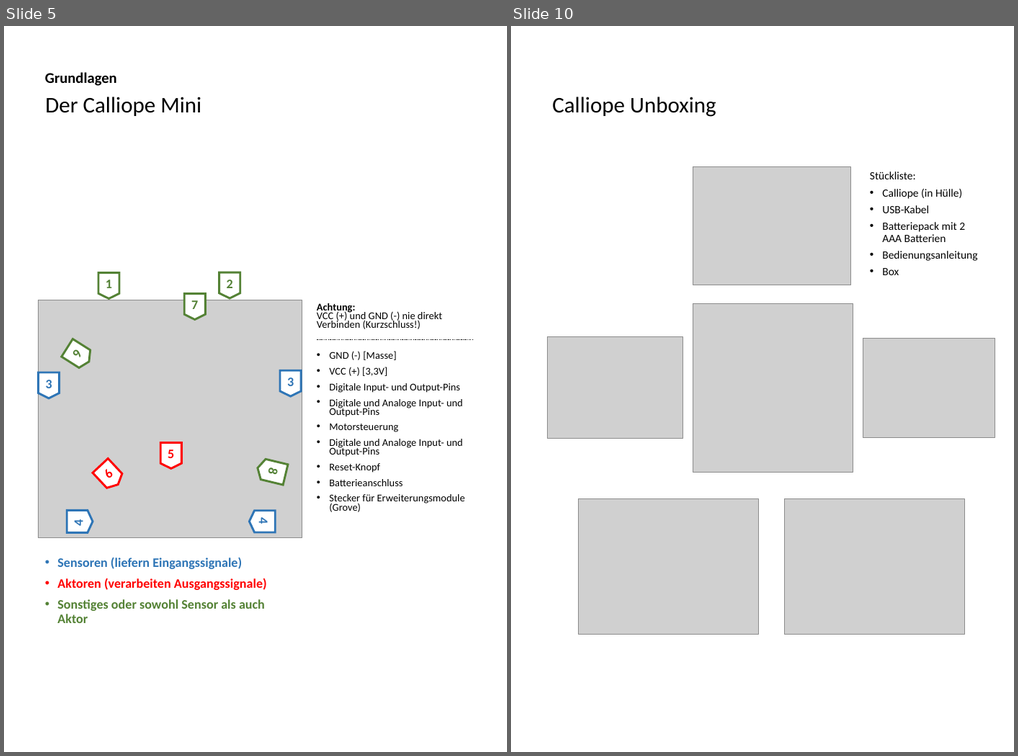
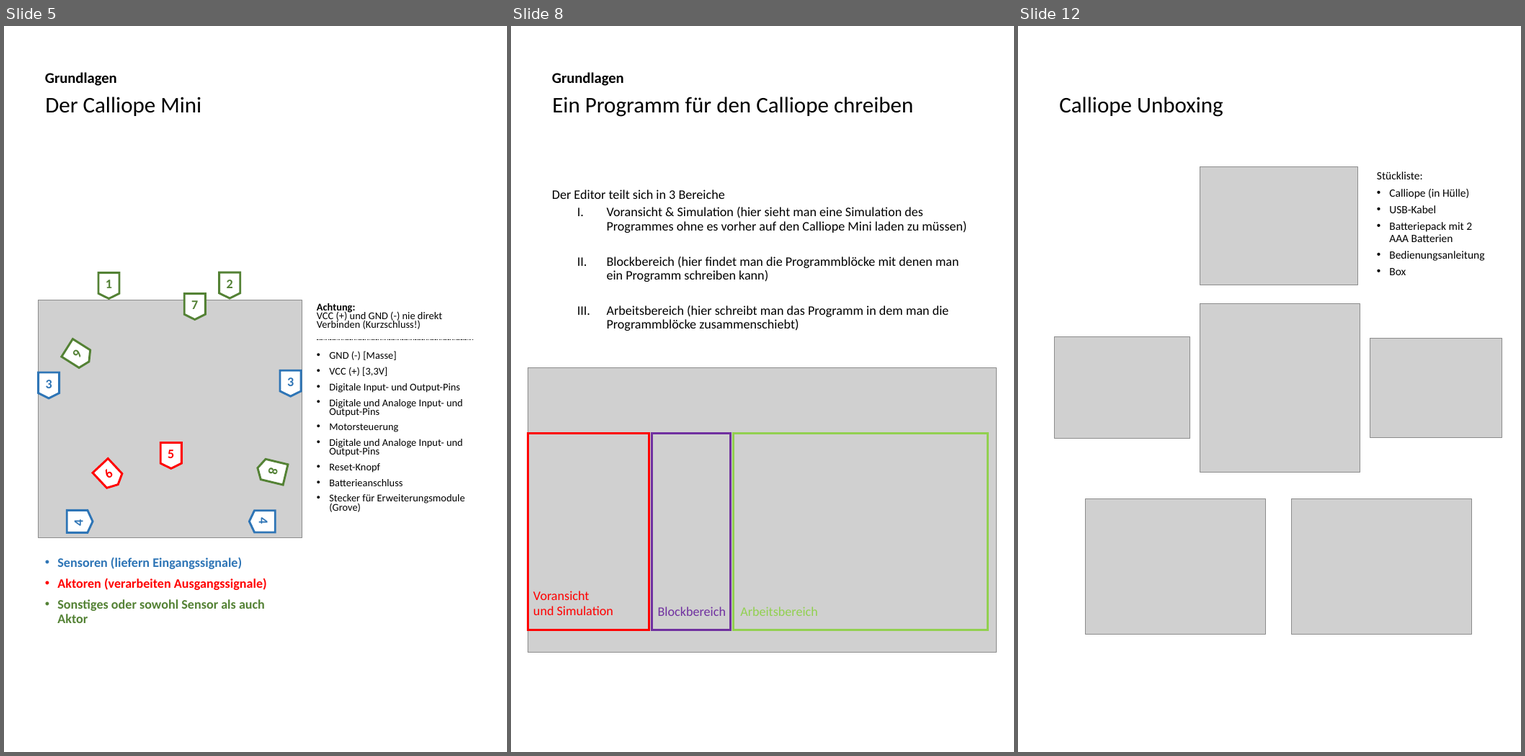
Before and after one commit to macim0/KISS_MINT, a slide deck: Einfuerung/Einfuerung-Spiele.pptx. Shown side by side, each under a label of ours: slides 5 and 10 before the commit, slides 5, 8 and 12 after it; the slides between them are not shown. The pictures are 1018x756 and 1525x756 pixels, drawn with LibreOffice and Linux fonts; fonts in the diff are those of the drawing; grey boxes stand for pictures; background and template pictures are left out. Boxes give left, top, right and bottom in pixels: in the first picture for what was removed or moved away, otherwise in the second. Text is boxed around its words. In the diff, an @@ line names an element or a change of style, - is before the commit and + after.

```diff
--- a/Einfuerung/Einfuerung-Spiele.pptx
+++ b/Einfuerung/Einfuerung-Spiele.pptx
@@ slide 8 added at [511, 26, 1014, 752], background #FFFFFF @@
@@ text added at [552, 72, 624, 86], 16 pt, text #000000, bold @@
+Grundlagen
@@ title added at [552, 97, 913, 117], 24 pt, text #000000 @@
+Ein Programm für den Calliope chreiben
@@ text added at [552, 189, 966, 331], 14 pt, text #000000 @@
+Der Editor teilt sich in 3 Bereiche
+  I. Voransicht & Simulation (hier sieht man eine Simulation des Programmes ohne es vorher auf den Calliope Mini laden zu müssen)
+  II. Blockbereich (hier findet man die Programmblöcke mit denen man ein Programm schreiben kann)
+  III. Arbeitsbereich (hier schreibt man das Programm in dem man die Programmblöcke zusammenschiebt)
@@ group added at [528, 368, 996, 652]: 3 rectangles, 3 texts, 1 picture @@
+Voransicht
+und Simulation
+Blockbereich
+Arbeitsbereich
@@ what was slide 10 is now slide 12 @@
```
Also in this commit, not shown: 6 slides changed, 1 other slide added, 1 other file.
